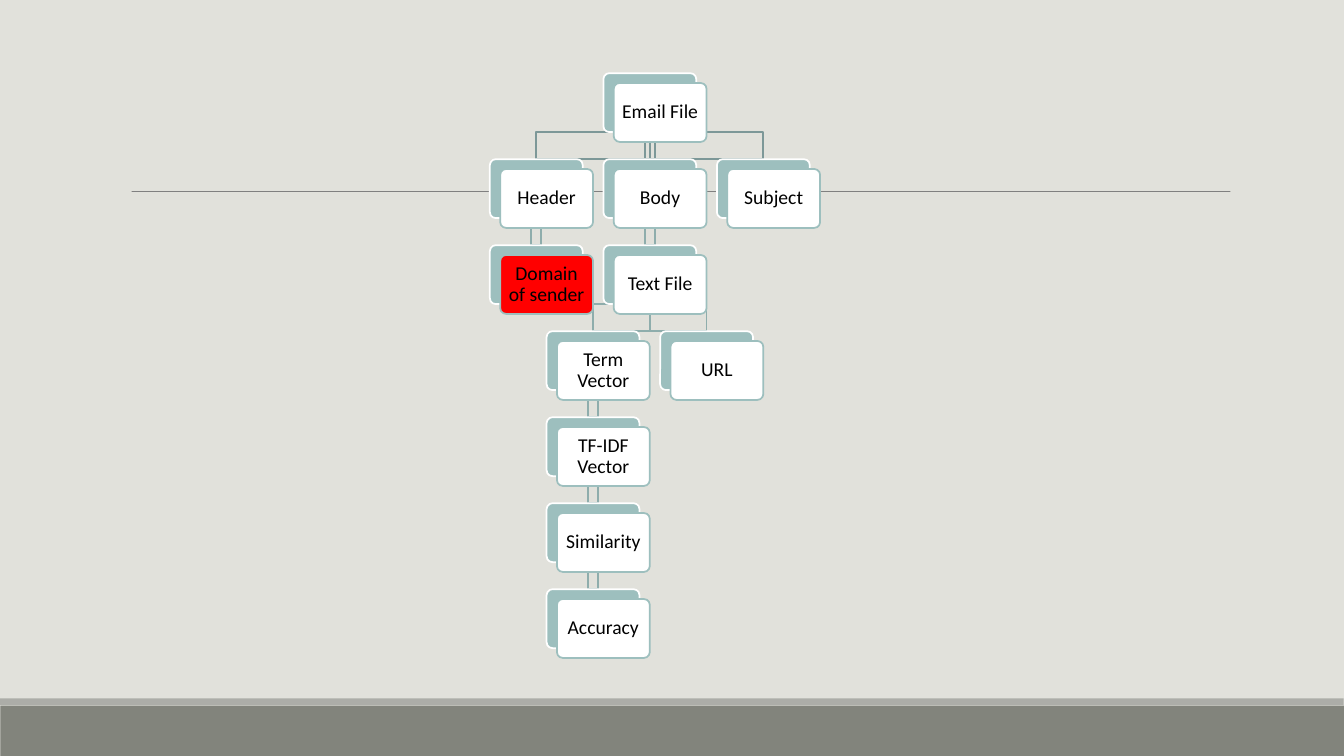
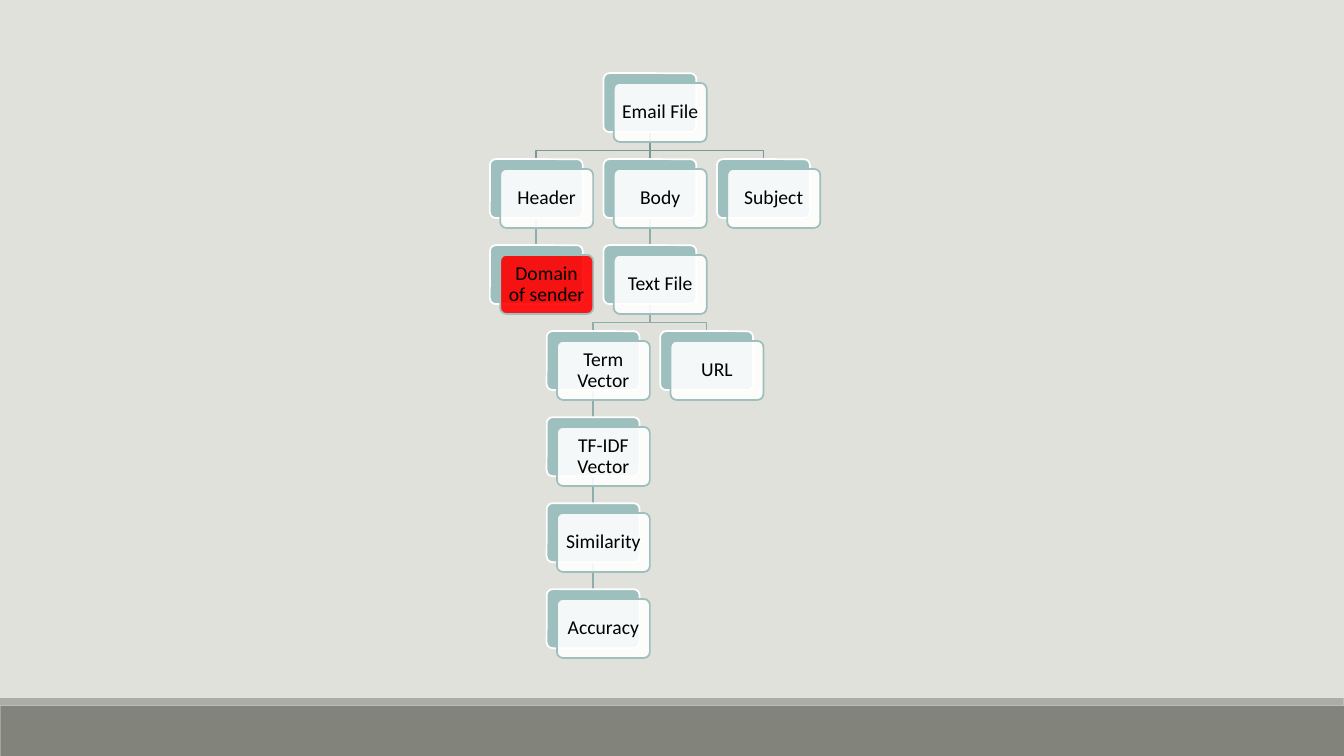
Before and after one commit to bmtober/ec4747-alt, a slide deck: slide 7 of presentation/EC4747Presentation.pptx. Drawn at 1344x756 pixels with LibreOffice and Linux fonts; fonts in the diff are those of the drawing. Boxes give left, top, right and bottom in pixels: in the first picture for what was removed or moved away, otherwise in the second. Text is boxed around its words. In the diff, an @@ line names an element or a change of style, - is before the commit and + after.

```diff
--- a/presentation/EC4747Presentation.pptx
+++ b/presentation/EC4747Presentation.pptx
@@ rectangle removed at (x1=536, y1=132, x2=650, y2=159) @@
@@ rectangle removed at (x1=645, y1=132, x2=655, y2=159) @@
@@ rectangle removed at (x1=650, y1=132, x2=764, y2=159) @@
@@ line removed from (132, 192) to (1231, 192) @@
@@ rectangle removed at (x1=531, y1=218, x2=541, y2=245) @@
@@ rectangle removed at (x1=645, y1=218, x2=655, y2=245) @@
@@ text "Domain of sender" at (x1=509, y1=266, x2=585, y2=301): more space between paragraphs; fill #FF0000 to none; outline #9DBFBE 1.25 pt to none @@
@@ rectangle removed at (x1=593, y1=304, x2=649, y2=332) @@
@@ rectangle removed at (x1=650, y1=304, x2=707, y2=332) @@
@@ text "URL" moved from (x1=670, y1=341, x2=763, y2=399) to (x1=701, y1=363, x2=732, y2=376) @@
@@ rectangle removed at (x1=588, y1=390, x2=598, y2=417) @@
@@ text "TF-IDF Vector" moved from (x1=558, y1=427, x2=650, y2=486) to (x1=577, y1=439, x2=629, y2=473) @@
@@ rectangle removed at (x1=588, y1=476, x2=598, y2=503) @@
@@ group added at (x1=500, y1=83, x2=764, y2=590): 10 freeform shapes, 7 rounded rectangles @@
@@ 6 texts moved together from (x1=500, y1=83, x2=707, y2=572) to (x1=509, y1=104, x2=698, y2=551) @@
@@ more space between paragraphs; fill #FFFFFF to none; outline #9DBFBE 1.25 pt to none in 7 elements at (x1=517, y1=190, x2=575, y2=204), (x1=640, y1=190, x2=680, y2=207), (x1=622, y1=104, x2=698, y2=118), (x1=628, y1=276, x2=693, y2=290), (x1=701, y1=363, x2=732, y2=376), (x1=577, y1=439, x2=629, y2=473), (x1=566, y1=534, x2=640, y2=551) @@
@@ rectangle removed at (x1=588, y1=563, x2=598, y2=590) @@
```
Also in this commit, not shown: 32 other slides changed, 8 slides added, 7 slides removed, 1 other file.
